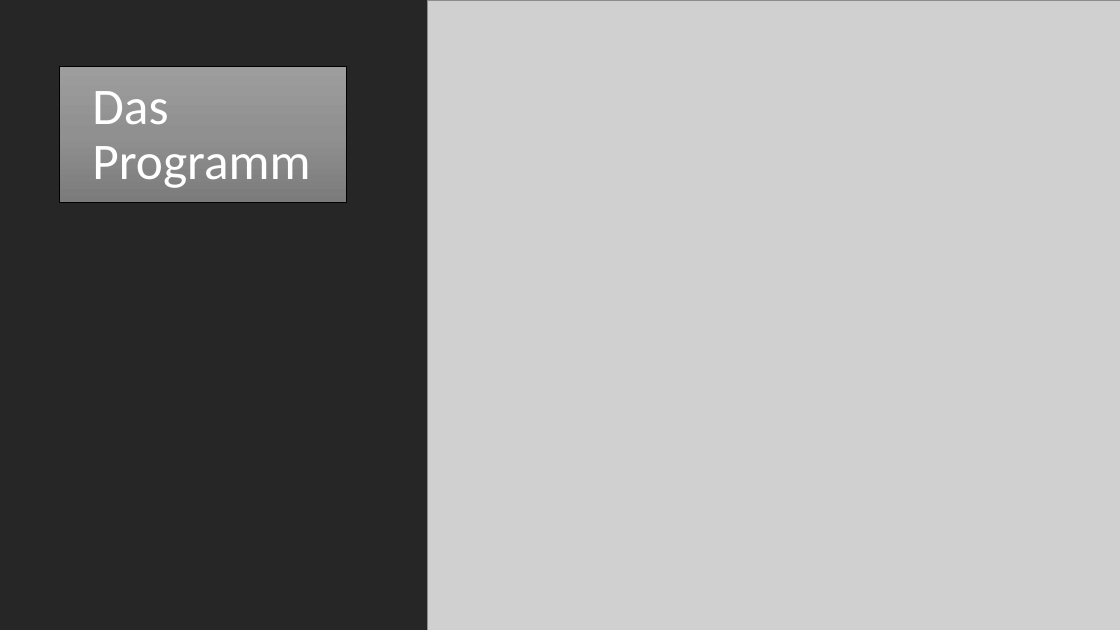
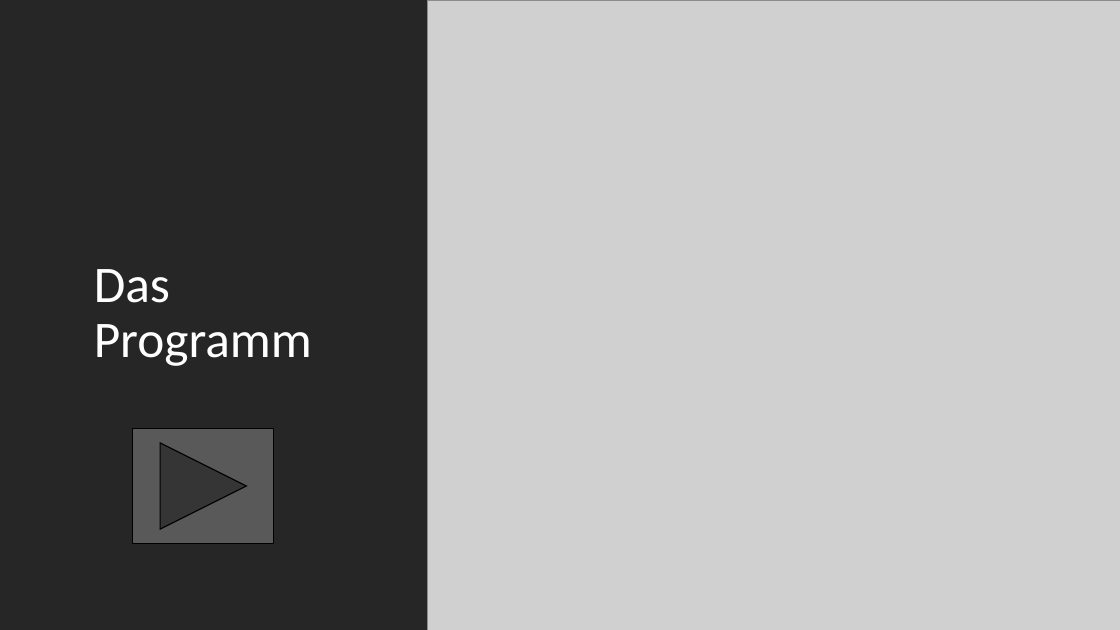
Before and after one commit to maxeuken/HSP-Sprint-1, a slide deck: slide 10 of Zahnraddimensionierungsprogramm.GruppeJ/PowerPoint Präsentation Sprint 2/Sprint 2.pptx (slide 11 before the commit). Drawn at 1120x630 pixels with LibreOffice and Linux fonts; fonts in the diff are those of the drawing; grey boxes stand for pictures. Boxes give left, top, right and bottom in pixels: in the first picture for what was removed or moved away, otherwise in the second. Text is boxed around its words. In the diff, an @@ line names an element or a change of style, - is before the commit and + after.

```diff
--- a/Zahnraddimensionierungsprogramm.GruppeJ/PowerPoint Präsentation Sprint 2/Sprint 2.pptx
+++ b/Zahnraddimensionierungsprogramm.GruppeJ/PowerPoint Präsentation Sprint 2/Sprint 2.pptx
@@ action button blank removed at (60, 66, 346, 202) @@
@@ title "Das Programm": place and size @@
-title "Das Programm" at (92, 91, 310, 188)
+title "Das Programm" at (94, 269, 312, 366)
@@ action button forward next added at (133, 429, 274, 544), fill #595959, outline #000000 1 pt @@
```
Also in this commit, not shown: 3 other slides changed, 3 slides added, 5 slides removed, 4 other files.
